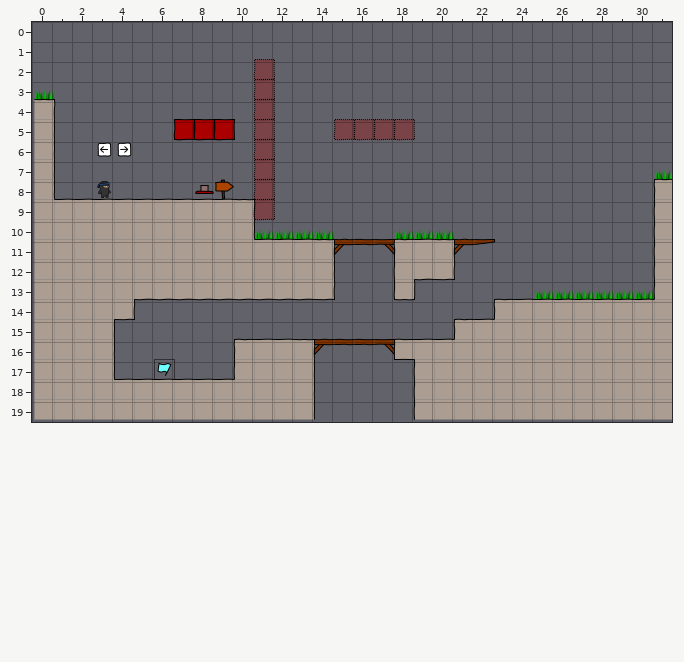
Tiled map, stored at levelconverter/maps/n34.tmx. The picture above is the old version.
Cells are 40x40 px. Shown: x 0..31, y 0..19.
New version:
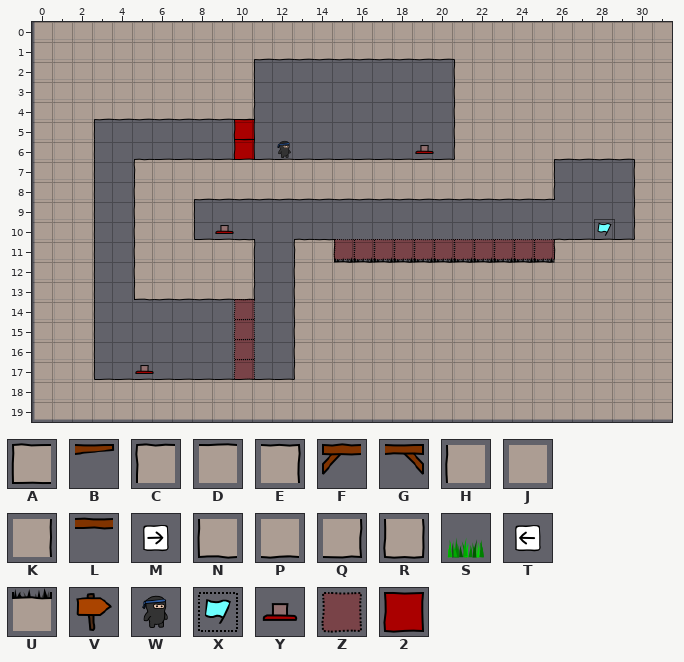
Key: from "tiles6_gapped": A 0, B 5, C 6, D 7, E 8, F 10, G 11, H 12, J 13, K 14, L 16, M 17, N 18, P 19, Q 20, R 21, S 22, T 23, U 31, V 41, W 46, X 47, Y 60, Z 61, 2 62.
_ is an empty cell.
Tiles replaced or removed in this view: 2, A, B, C, D, E, F, G, H, J, K, L, M, P, Q, R, S, T, V, W, X, Y, Z.
Changes in this commit:
Changed rows in their new state; . is an unchanged cell.
Layer "bg":
first column x 0:
 0 JJJJJJJJJJJJJJJJJJJJJJJJJJJJJJJJ
 1 JJJJJJJJJJJPPPPPPPPPPJJJJJJJJJJJ
 2 JJJJJJJJJJK_.........HJJJJJJJJJJ
 3 JJJJJJJJJJK_.........HJJJJJJJJJJ
 4 JJJPPPPPPPQ_.........HJJJJJJJJJJ
 5 JJK....___2_...____..HJJJJJJJJJJ
 6 JJK__.....2_W......Y.HJJJJPPPPJJ
 7 JJK..CDDDDDDDDDDDDDDDJJJJK....HJ
 8 JJK_.HJJPPPPPPPPPPPPPPPPPQ....HJ
 9 .JK__HJK____..................HJ
10 ..K__H.K_Y_____...___.......X.HJ
11 ..K__H..DDE__C.ZZZZZZZZZZZCDDDJJ
12 ..K__H....K__HJUUUUUUUUUUUJJJJJJ
13 ..K__N....Q__HJJJJJJJJJJJJJJJJJJ
14 ..K__.....Z..HJJJJJJJJJJJJJJJJJ.
15 ..K_......Z..HJJJJJJJJJ.........
16 ..K_......Z__HJJJJJJJ...........
17 ..K_.Y_...Z__HJJJJJJ............
18 ...D......DDDJJJJJJJ............
19 .............JJJJJJJ............
